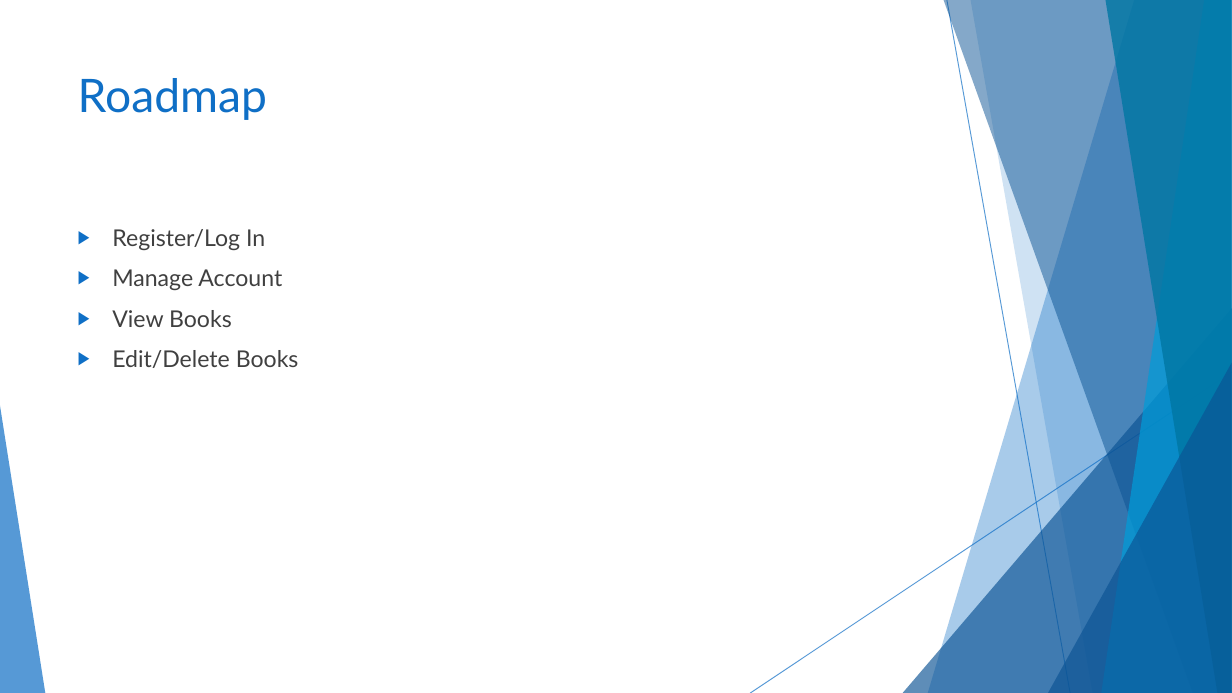
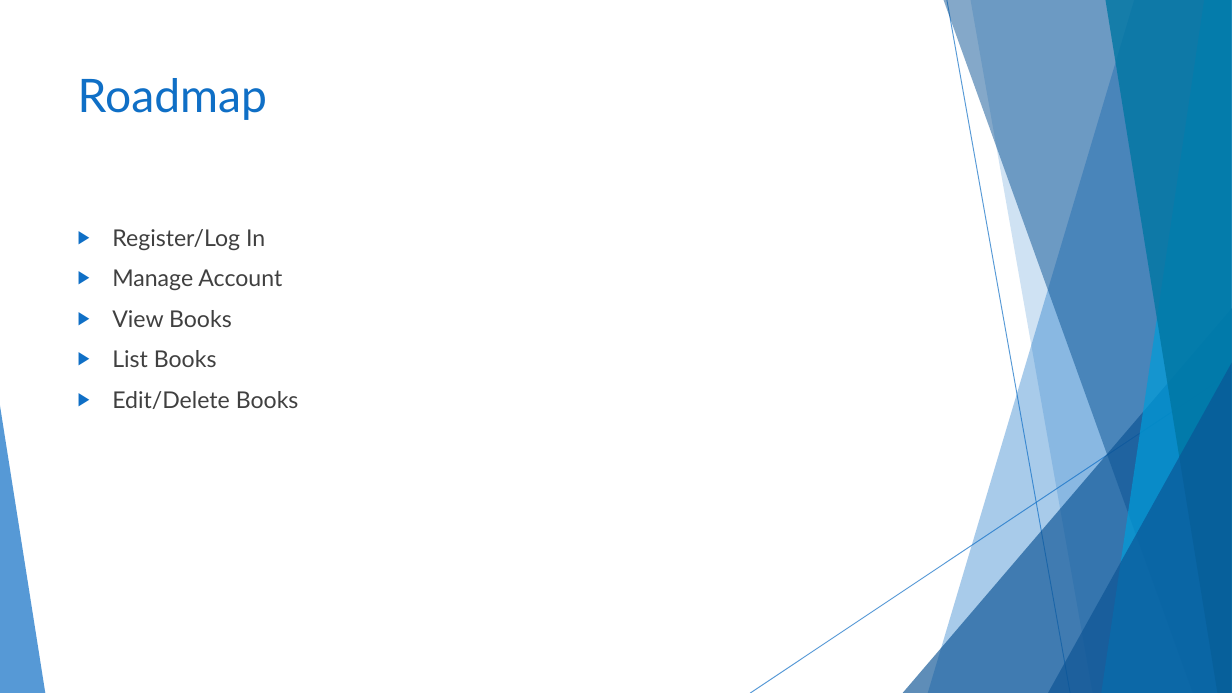
Before and after one commit to ScarletWarner/Booked, a slide deck: slide 3 of 5_Documentation/Booked.pptx. Drawn at 1232x693 pixels with LibreOffice and Linux fonts; fonts in the diff are those of the drawing. Boxes give left, top, right and bottom in pixels: in the first picture for what was removed or moved away, otherwise in the second. Text is boxed around its words. In the diff, an @@ line names an element or a change of style, - is before the commit and + after.

```diff
--- a/5_Documentation/Booked.pptx
+++ b/5_Documentation/Booked.pptx
@@ text at <box>112,350,217,367</box>: paragraph added @@
+▶ List Books
```
Also in this commit, not shown: 24 other files.
